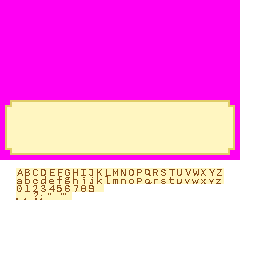
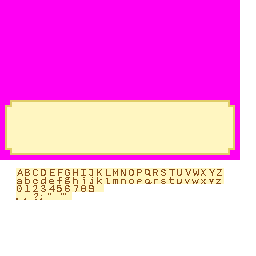
Layers edited between the first and the second 256x256 image:
painted on ".,?;”" over bbox(25, 176, 213, 199)
